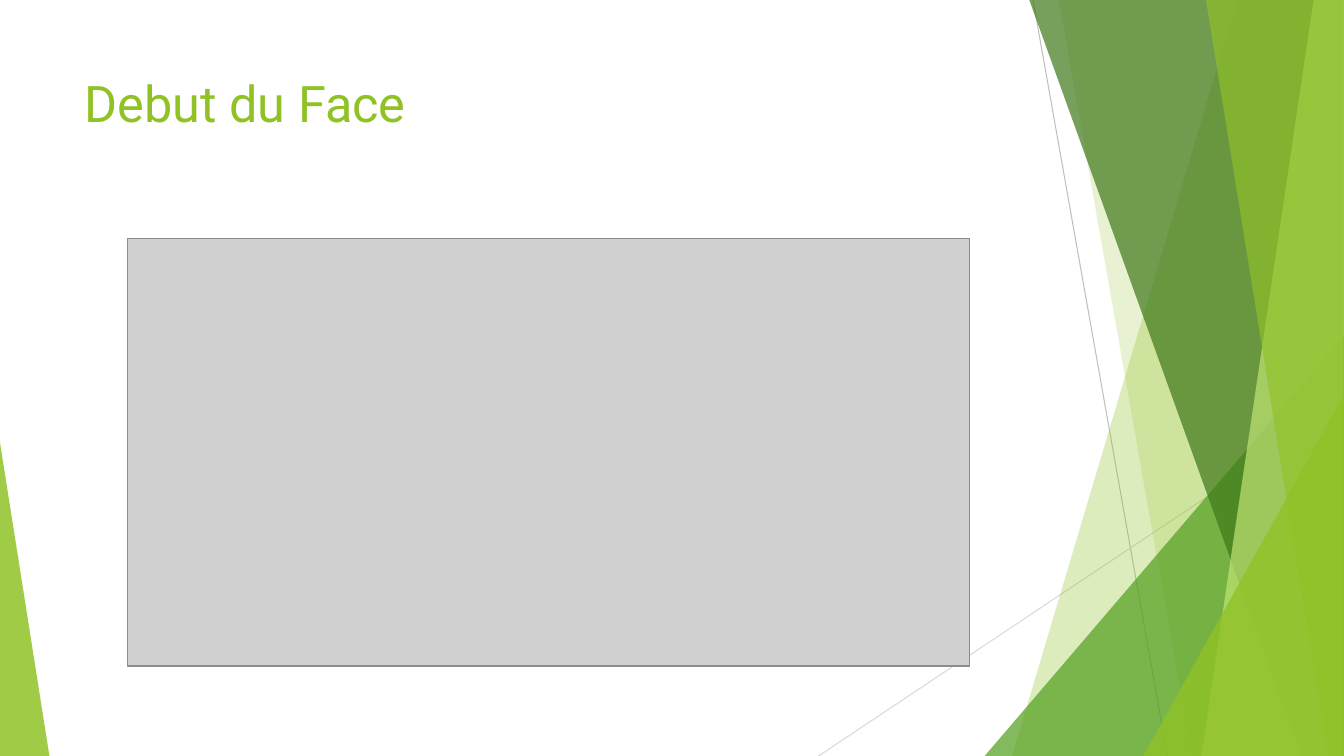
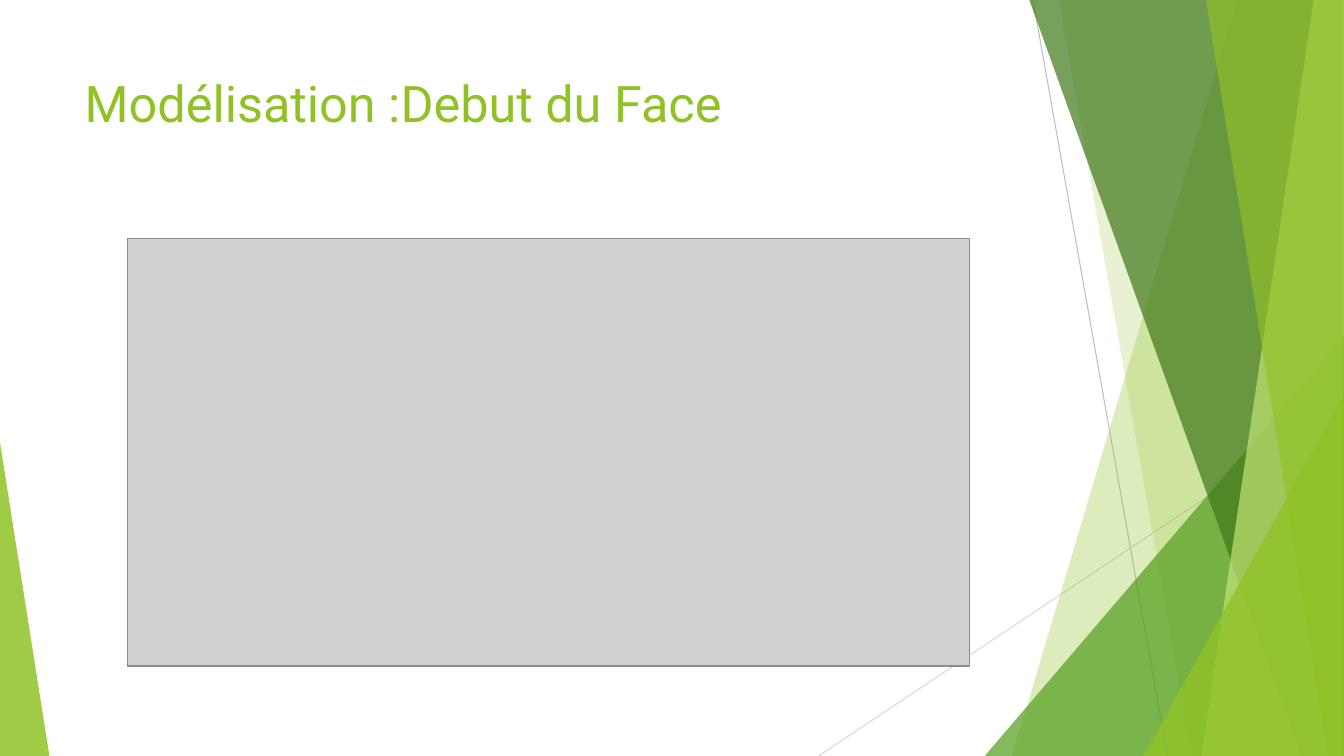
Before and after one commit to bphoul00/Blender_Labyrinth, a slide deck: slide 13 of INF5071.pptx. Drawn at 1344x756 pixels with LibreOffice and Linux fonts; fonts in the diff are those of the drawing; grey boxes stand for pictures. Boxes give left, top, right and bottom in pixels: in the first picture for what was removed or moved away, otherwise in the second. Text is boxed around its words. In the diff, an @@ line names an element or a change of style, - is before the commit and + after.

```diff
--- a/INF5071.pptx
+++ b/INF5071.pptx
@@ title at [85,84,721,123]: text changed @@
-Debut du Face
+Modélisation :Debut du Face
```
Also in this commit, not shown: 5 other slides changed, 1 other file.
